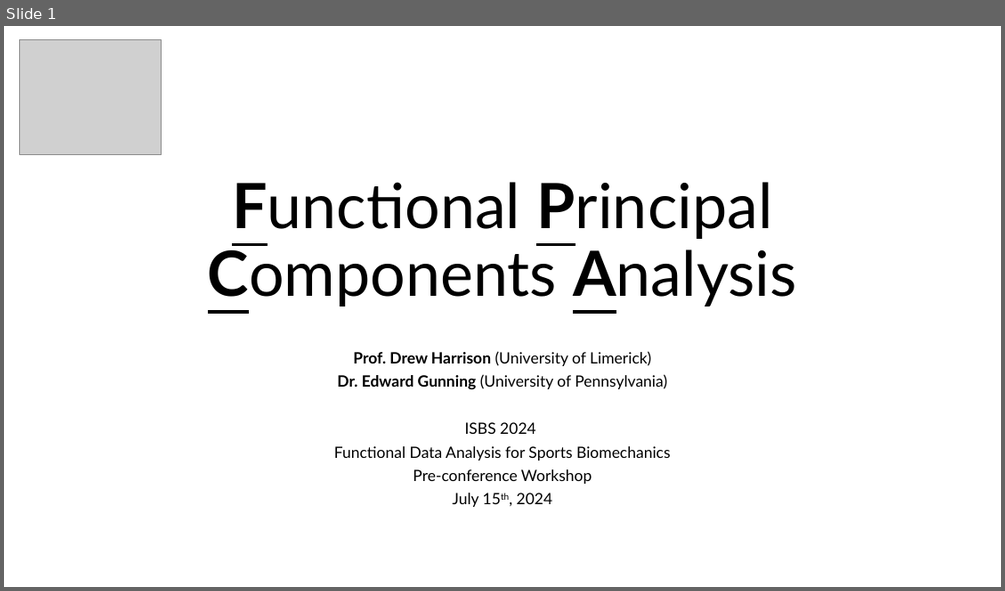
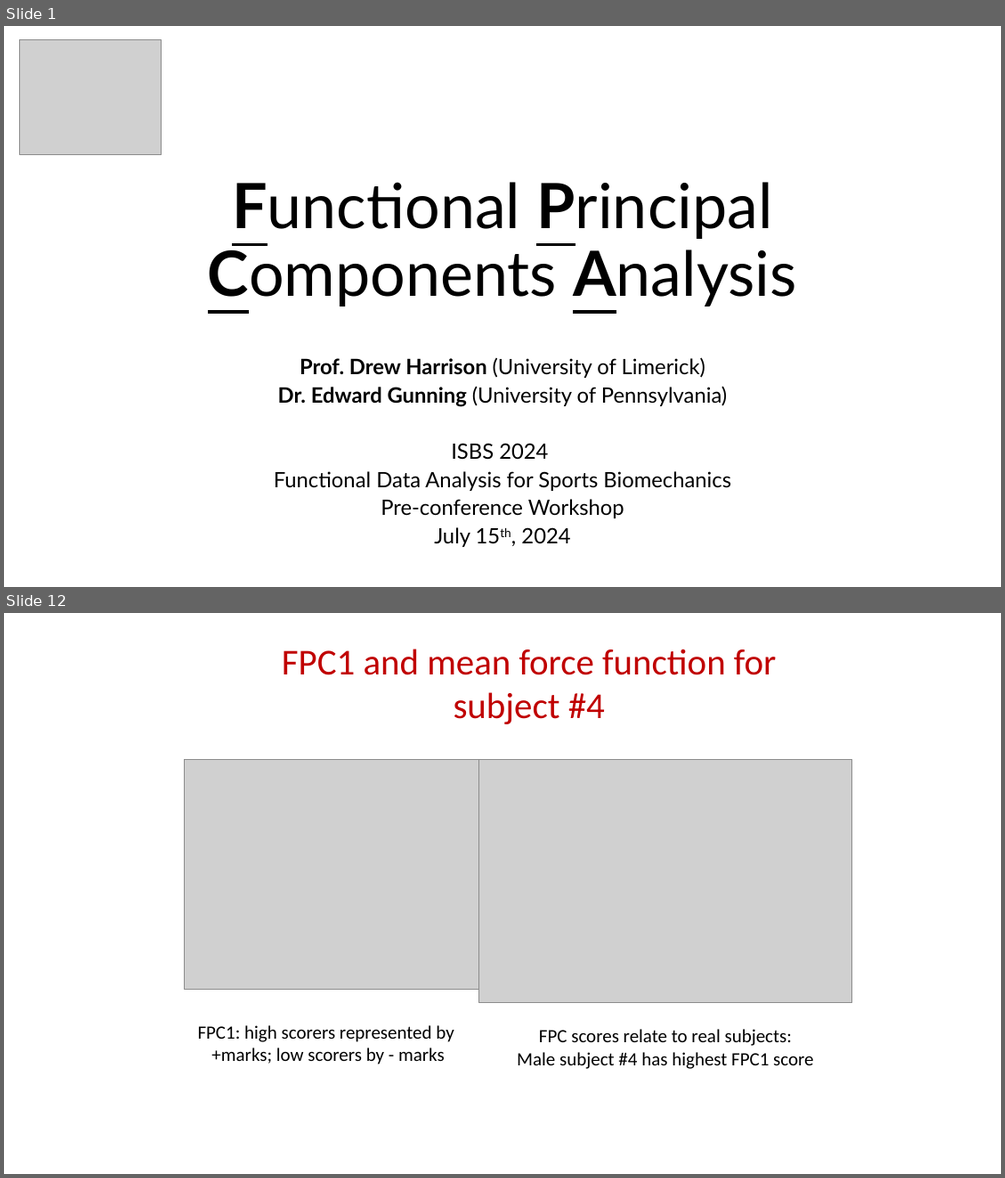
Before and after one commit to edwardgunning/ISBS-Short-Course, a slide deck: slides/04-fpca.pptx. Shown one above the other, each under a label of ours: slide 1 before the commit, slides 1 and 12 after it; the slides between them are not shown. The pictures are 1005x591 and 1005x1178 pixels, drawn with LibreOffice and Linux fonts; fonts in the diff are those of the drawing; grey boxes stand for pictures; background and template pictures are left out. Boxes give left, top, right and bottom in pixels: in the first picture for what was removed or moved away, otherwise in the second. Text is boxed around its words. In the diff, an @@ line names an element or a change of style, - is before the commit and + after.

```diff
--- a/slides/04-fpca.pptx
+++ b/slides/04-fpca.pptx
@@ slide 12 added at (4, 613, 1001, 1174), background #FFFFFF @@
@@ text added at (282, 649, 776, 724), 35.1 pt, text #C00000 @@
+FPC1 and mean force function for subject #4
@@ picture added at (184, 760, 491, 989) @@
@@ picture added at (479, 760, 852, 1003) @@
@@ text added at (198, 1025, 453, 1064), 18 pt, text #000000 @@
+FPC1: high scorers represented by
++marks; low scorers by - marks
@@ text added at (517, 1029, 813, 1069), 18 pt, text #000000 @@
+FPC scores relate to real subjects:
+Male subject #4 has highest FPC1 score
@@ slide 1 changed as well @@
@@ subtitle "Prof. Drew Harrison (University of ..." at (274, 357, 731, 547): size 15 to 20.4 pt @@
```
Also in this commit, not shown: 13 other slides added, 2 other files.
